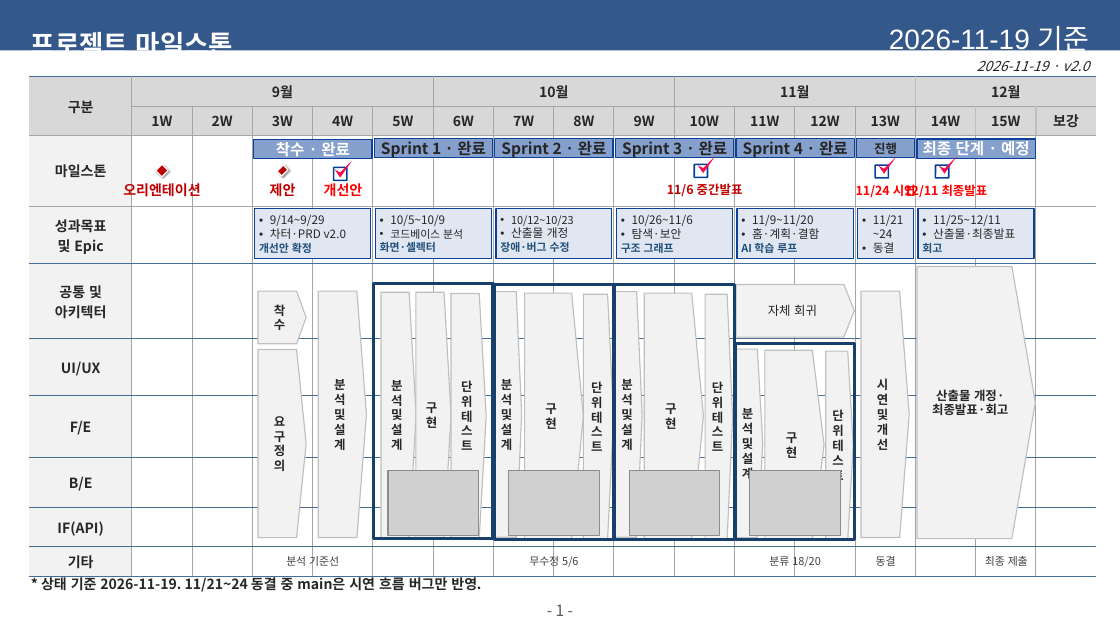
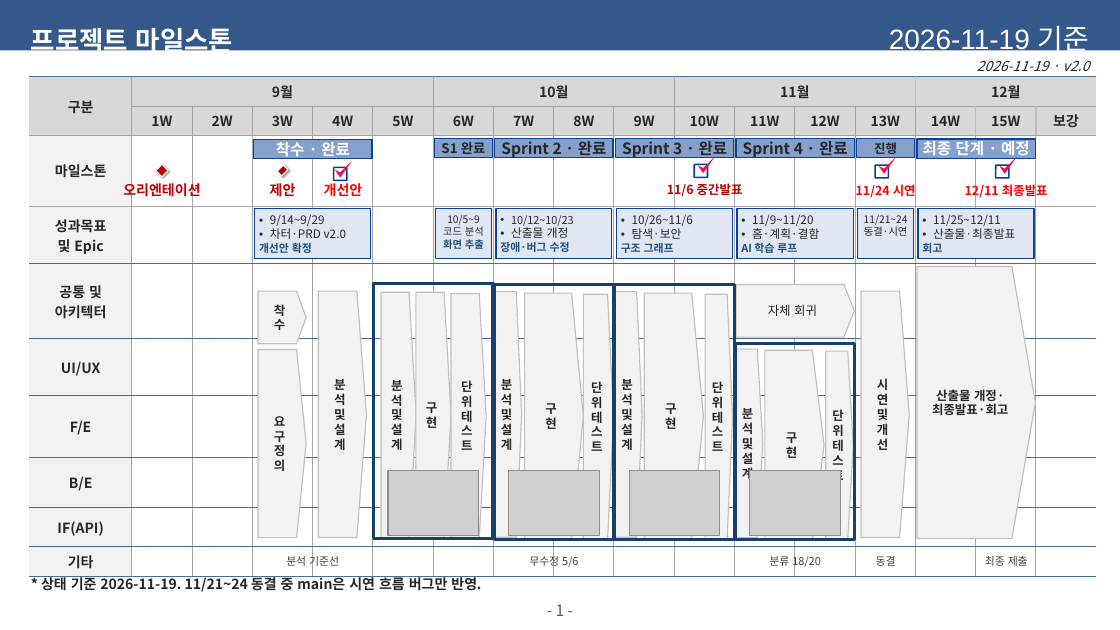
Before and after one commit to digitalist-corp/AI-TestOps, a slide deck: slide 1 of docs/aQm-산출물/aQm_프로젝트 마일스톤_(v2.0)_20261119.pptx. Drawn at 1120x630 pixels with LibreOffice and Linux fonts; fonts in the diff are those of the drawing; grey boxes stand for pictures; background and template pictures are left out. Boxes give left, top, right and bottom in pixels: in the first picture for what was removed or moved away, otherwise in the second. Text is boxed around its words. In the diff, an @@ line names an element or a change of style, - is before the commit and + after.

Commit message:
docs: PRD 팀 역할과 마일스톤 표기 보완

```diff
--- a/docs/aQm-산출물/aQm_프로젝트 마일스톤_(v2.0)_20261119.pptx
+++ b/docs/aQm-산출물/aQm_프로젝트 마일스톤_(v2.0)_20261119.pptx
@@ text "프로젝트 마일스톤": place and size @@
-text "프로젝트 마일스톤" at (31,27,233,61)
+text "프로젝트 마일스톤" at (31,22,233,56)
@@ rectangle "S1 완료": place and size @@
-rectangle "S1 완료" at (374,139,493,158)
+rectangle "S1 완료" at (435,139,493,158)
@@ text in rectangle at (441,142,486,154): text changed; size 10 to 8.6 pt @@
-  Sprint 1 · 완료
+  S1 완료
@@ 1 text, 1 rounded rectangle, 1 freeform shape: place and size @@
-1 text, 1 rounded rectangle, 1 freeform shape at (904,157,988,199)
+1 text, 1 rounded rectangle, 1 freeform shape at (965,157,1048,199)
@@ rectangle "10/5~9": place and size @@
-rectangle "10/5~9" at (375,208,492,259)
+rectangle "10/5~9" at (436,208,492,259)
@@ text in rectangle at (443,215,484,249): text changed; size 7 to 6.6 pt @@
-  • 10/5~10/9
-  • 코드베이스 분석
-  화면·셀렉터
+  10/5~9
+  코드 분석
+  화면 추출
@@ text in rectangle at (864,226,908,236): text changed; size 7.5 to 6.6 pt @@
-  • 동결
+  동결·시연
@@ text in rectangle at (864,215,908,227): size 7.5 to 6.6 pt in "11/21~24"; alignment left to centre; bullet • to none @@
```
Also in this commit, not shown: 1 other file.
